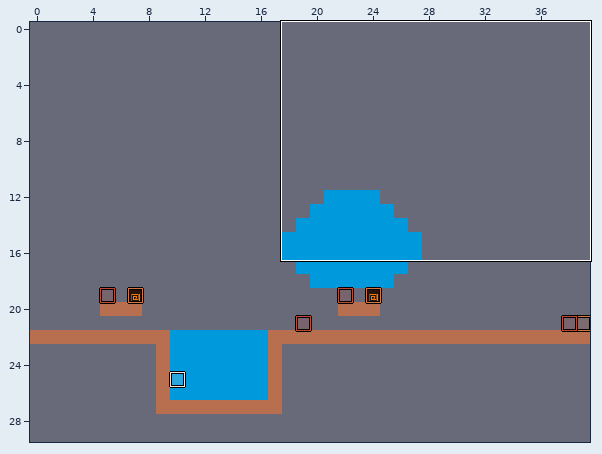
One commit to this LDtk project: tilebuilding/pixeus.ldtk. Above, an overview of the earlier version with the close-up marked.
Close-up. First the earlier version:
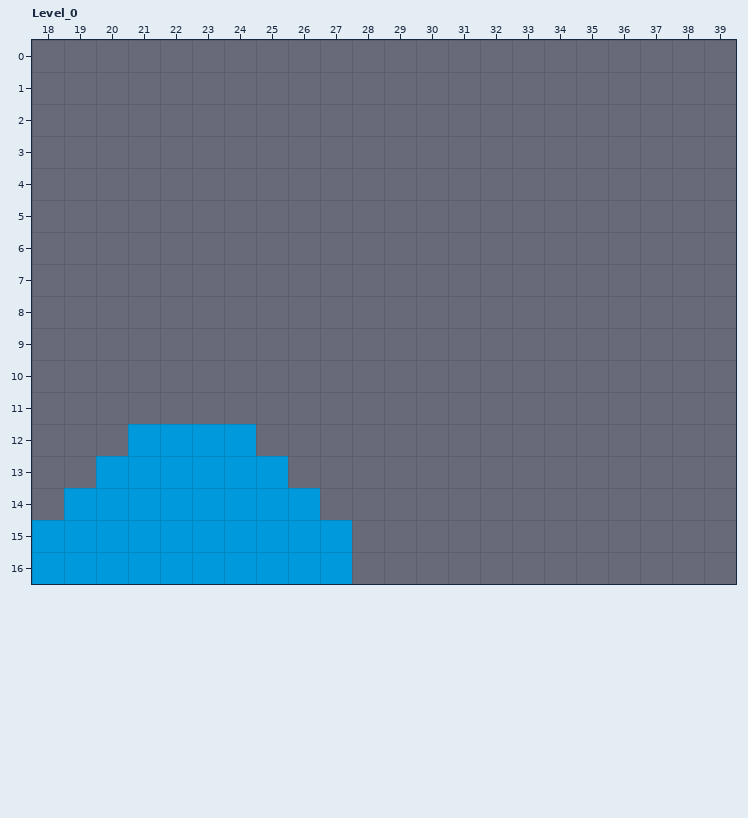
Cells are 16x16 px. Shown: Level_0 x 18..39, y 0..16. The commit also changed other parts of the map, which this record leaves out.
Once edited:
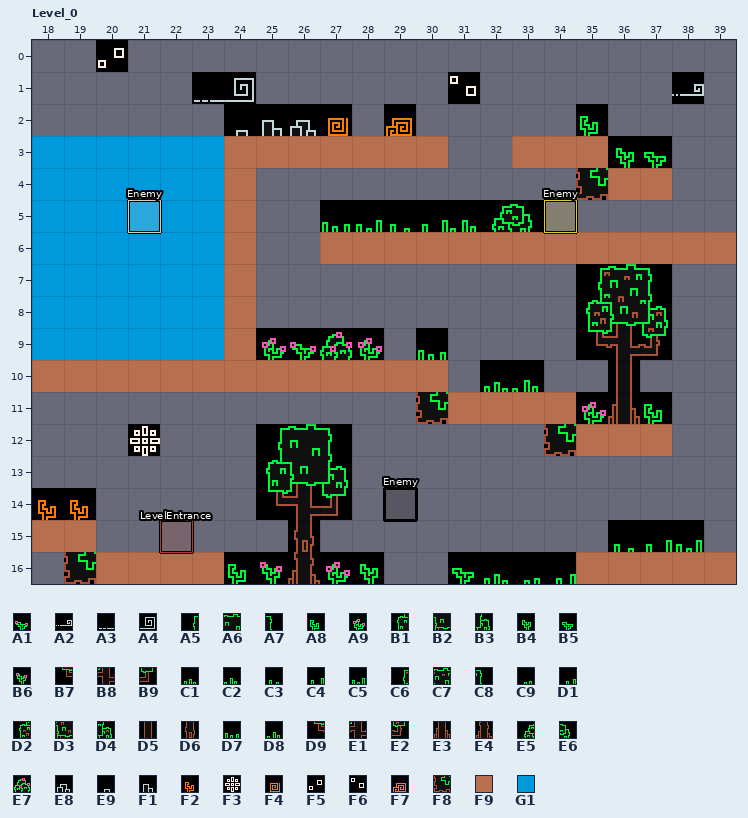
Key: from "Forest": A1 5, A2 12, A3 17, A4 24, A5 25, A6 26, A7 27, A8 29, A9 36, B1 37, B2 38, B3 39, B4 40, B5 41, B6 48, B7 49, B8 50, B9 51, C1 52, C2 53, C3 56, C4 57, C5 58, C6 60, C7 61, C8 62, C9 68, D1 69, D2 72, D3 73, D4 74, D5 75, D6 78, D7 80, D8 81, D9 84, E1 85, E2 86, E3 87, E4 90, E5 92, E6 93, E7 100, E8 109, E9 110, F1 111, F2 113, F3 140, F4 153, F5 161 flipped left-right, F6 161 turned 180, F7 165, F8 168 flipped up-down; from "MovementTypes": F9 1 "Ground", G1 2 "Water".
__ is an empty cell, ## one hidden under a higher layer.
Objects are placed by their top-left corner, in cells (3,4 is the top-left corner of cell 3,4); size is 1x1 cell unless given.
Change:
Layer "Tiles_Foreground":
y 2: x 26..27 __ __ -> E8 F4; x 29 __ -> F7
y 5: x 27..28 __ __ -> D7 C5; x 31 __ -> D8
y 7: x 35..37 __ __ __ -> C6 C7 C8
y 8: x 35..37 __ __ __ -> D2 D3 D4
y 9: x 27..28 __ __ -> E7 A9; x 35..37 __ __ __ -> D9 E1 E2
y 10: x 32..33 __ __ -> C1 C2; x 36 __ -> D5
y 11: x 35..36 __ __ -> A9 E3
y 16: x 25 __ -> B6; x 27 __ -> A9; x 31 __ -> B5; x 33..34 __ __ -> C9 D1
Layer "Tiles_Ground":
y 4: x 35 __ -> F8
y 11: x 30 __ -> F8
y 12: x 22..24 ## ## ## -> __ __ __; x 34 __ -> F8
y 13: x 20 ## -> __; x 23 ## -> __
y 14: x 21 ## -> __
y 15: x 22 ## -> __; x 27 ## -> __
y 16: x 18..19 ## __ -> __ F8; x 27 ## -> __
Layer "Tiles_Background":
y 0: x 20 __ -> F5
y 1: x 23..24 __ __ -> A3 A4; x 31 __ -> F6; x 38 __ -> A2
y 2: x 24..25 __ __ -> E9 F1; x 35 __ -> A8
y 3: x 36..37 __ __ -> B4 B5
y 5: x 29..30 __ __ -> C3 C4; x 32..33 __ __ -> E5 E6
y 9: x 25..26 __ __ -> A9 A1; x 30 __ -> D7
y 11: x 37 __ -> A8
y 12: x 21 __ -> F3; x 25..27 __ __ __ -> A5 A6 A7
y 13: x 25..27 __ __ __ -> B1 B2 B3
y 14: x 18..19 __ __ -> F2 F2; x 25..27 __ __ __ -> B7 B8 B9
y 15: x 26 __ -> D6; x 36..38 __ __ __ -> C3 C4 C5
y 16: x 24 __ -> A8; x 26 __ -> E4; x 28 __ -> B4; x 32 __ -> C1
Layer "Entities":
changed: outside this view -> "LevelEntrance" rectangle at 22,15
added: "Enemy" rectangle at 21,5
added: "Enemy" rectangle at 34,5
added: "Enemy" rectangle at 29,14
Layer "MovementTypes":
y 3: x 18..30 __ __ __ __ __ __ __ __ __ __ __ __ __ -> G1 G1 G1 G1 G1 G1 F9 F9 F9 F9 F9 F9 F9; x 33..35 __ __ __ -> F9 F9 F9
y 4: x 18..24 __ __ __ __ __ __ __ -> G1 G1 G1 G1 G1 G1 F9; x 36..37 __ __ -> F9 F9
y 5: x 18..24 __ __ __ __ __ __ __ -> G1 G1 G1 G1 G1 G1 F9
y 6: x 18..24 __ __ __ __ __ __ __ -> G1 G1 G1 G1 G1 G1 F9; x 27..39 __ __ __ __ __ __ __ __ __ __ __ __ __ -> F9 F9 F9 F9 F9 F9 F9 F9 F9 F9 F9 F9 F9
y 7..9: x 18..24 __ __ __ __ __ __ __ -> G1 G1 G1 G1 G1 G1 F9
y 10: x 18..30 __ __ __ __ __ __ __ __ __ __ __ __ __ -> F9 F9 F9 F9 F9 F9 F9 F9 F9 F9 F9 F9 F9
y 11: x 31..34 __ __ __ __ -> F9 F9 F9 F9
y 12: x 21..24 G1 G1 G1 G1 -> __ __ __ __; x 35..37 __ __ __ -> F9 F9 F9
y 13: x 20..25 G1 G1 G1 G1 G1 G1 -> __ __ __ __ __ __
y 14: x 19..26 G1 G1 G1 G1 G1 G1 G1 G1 -> __ __ __ __ __ __ __ __
y 15: x 18..27 G1 G1 G1 G1 G1 G1 G1 G1 G1 G1 -> F9 F9 __ __ __ __ __ __ __ __
y 16: x 18..27 G1 G1 G1 G1 G1 G1 G1 G1 G1 G1 -> __ __ F9 F9 F9 F9 __ __ __ __; x 35..39 __ __ __ __ __ -> F9 F9 F9 F9 F9
